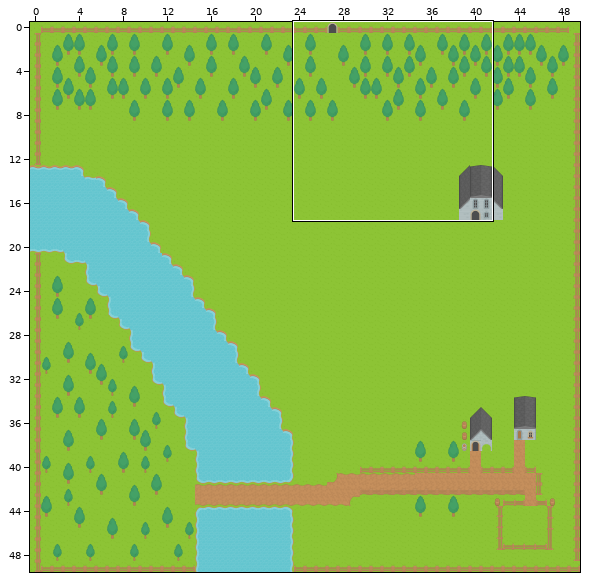
Tiled map (JSON), stored at assets/tilemap/SummerQuestJ.json. Above: a wide view before the commit, with the close-up outlined.
Close-up. First the earlier version:
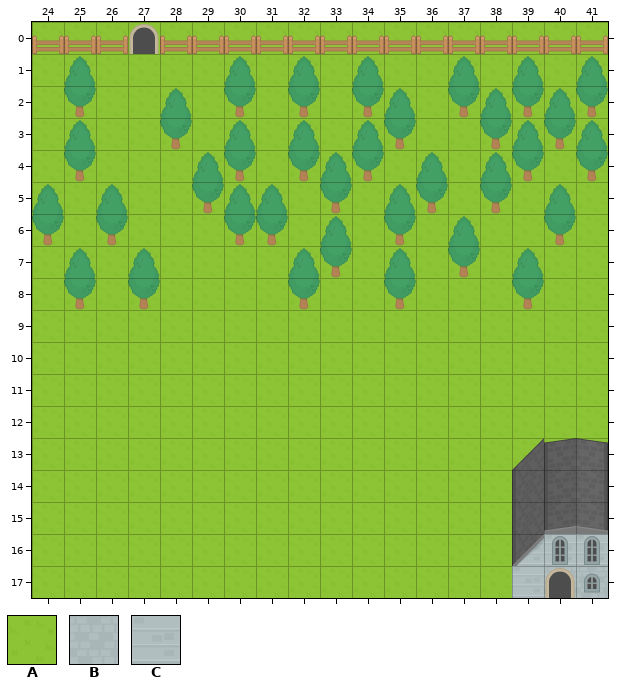
Cells are 64x64 px. Shown: x 24..41, y 0..17. The commit also changed other parts of the map, which this record leaves out.
Key: from "RPGpack_sheet": A 21, B 74, C 110.
_ is an empty cell, # one hidden under a higher layer.
Layers that did not change in this view are not listed.
Layer "floor" before, first column x 24:
 0 AAAAAAAAAAAAAAAAAA
 1 AAAAAAAAAAAAAAAAAA
 2 AAAAAAAAAAAAAAAAAA
 3 AAAAAAAAAAAAAAAAAA
 4 AAAAAAAAAAAAAAAAAA
 5 AAAAAAAAAAAAAAAAAA
 6 AAAAAAAAAAAAAAAAAA
 7 AAAAAAAAAAAAAAAAAA
 8 AAAAAAAAAAAAAAAAAA
 9 AAAAAAAAAAAAAAAAAA
10 AAAAAAAAAAAAAAAAAA
11 AAAAAAAAAAAAAAAAAA
12 AAAAAAAAAAAAAAAAAA
13 AAAAAAAAAAAAAAAAAA
14 AAAAAAAAAAAAAAA###
15 AAAAAAAAAAAAAAA###
16 AAAAAAAAAAAAAAACCC
17 AAAAAAAAAAAAAAA#BB
And afterwards:
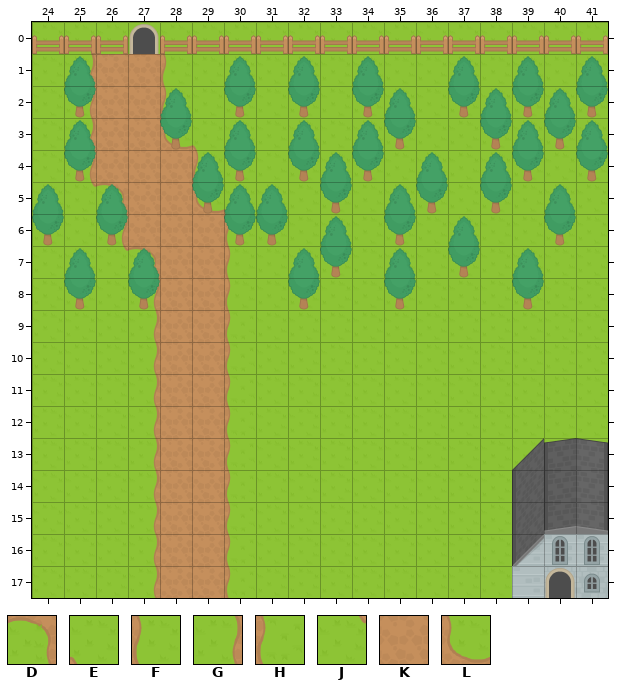
Further tiles: from "RPGpack_sheet": D 2, E 4, F 20, G 22, H 22 turned 180, J 23, K 26, L 40.
From old to new:
Layer "floor":
The edit turns tile A into tile D in row 5 at x 26; in row 7 at x 27.
The edit turns tile A into tile E in row 3 at x 29.
The edit turns tile A into tile F in rows 1 to 2 at x 28; in row 4 at x 29; in rows 6 to 8 at x 30.
The edit turns tile A into tile G in rows 1 to 4 at x 25; in row 6 at x 26; in rows 8 to 17 at x 27.
The edit turns tile A into tile H in rows 9 to 17 at x 30.
The edit turns tile A into tile J in row 5 at x 25; in row 7 at x 26.
The edit turns tile A into tile K in rows 1 to 3 at x 26 to 27; in row 4 at x 26 to 28; in row 5 at x 27 to 28; in row 6 at x 27 to 29; in rows 7 to 17 at x 28 to 29.
The edit turns tile A into tile L in row 3 at x 28; in row 5 at x 29.
Boxes around the changes in both close-ups, in picture pixels (x1, y1, x2, y2):
changed: (89, 54, 253, 598)
